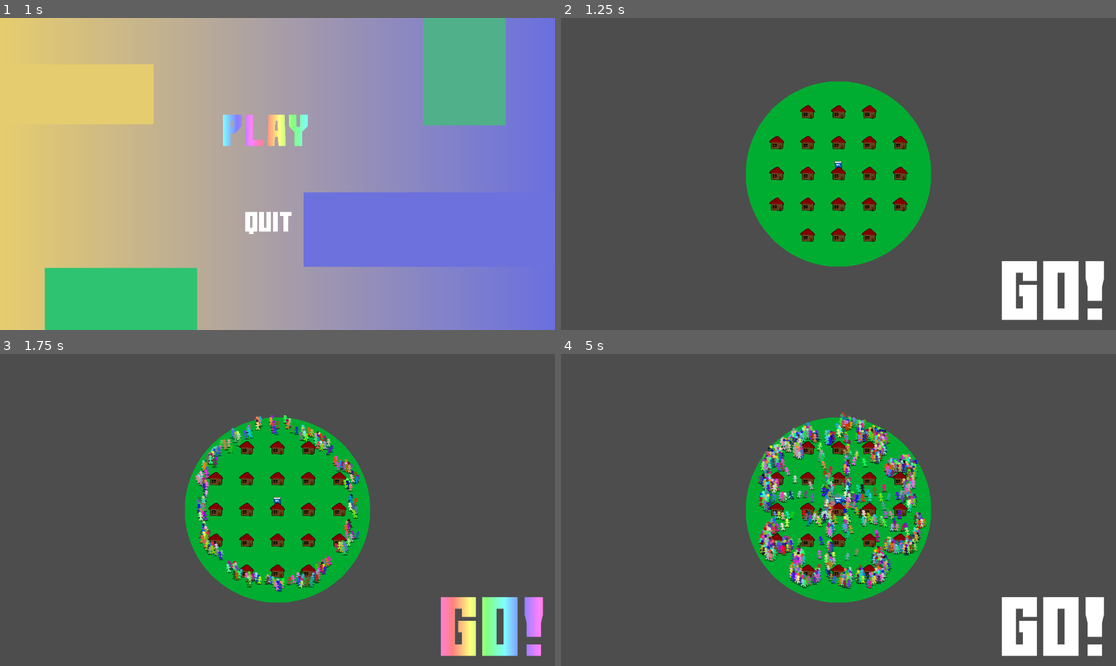
Above: before the commit, frames 1-4 (two rows, left to right).
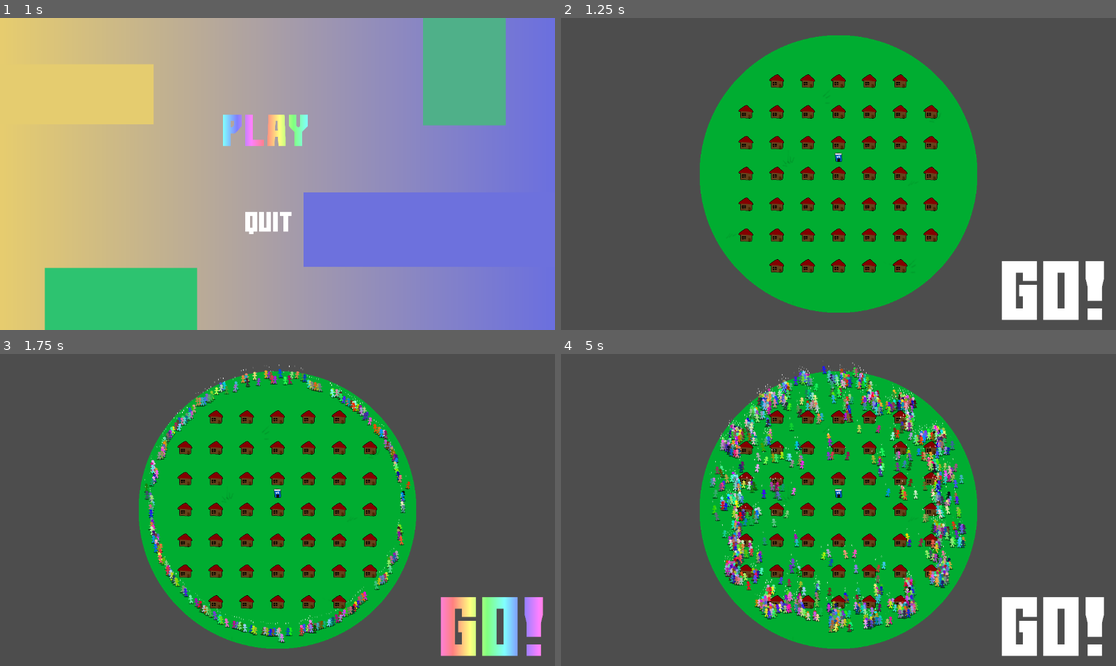
Above: after the commit, the same moments.

Repository: Viggzta/gmtk-jam-2024
Game: Godot game, scene res://main_menu.tscn
Same seed, same stepped clock (60 frames per second), same inputs: the game is played once before the commit and once after it.
Inputs (mouse positions are in pixels of both pictures, inside the frame that each line leads up to):
- Up to frame 1 (1 s): click (271, 130) at 0.5 s
- Up to frame 2 (1.25 s): no input
- Up to frame 3 (1.75 s): click (493, 625) at 1.25 s
- Up to frame 4 (5 s): click (1054, 625) at 2 s; click (1054, 625) at 2.75 s; tap Enter at 3.5 s; move the mouse to (838, 500) at 3.52 s; press the mouse at (838, 500) at 3.53 s; move the mouse to (777, 478) at 4.27 s; release the mouse at (777, 478) at 4.28 s; tap B at 4.35 s; click (777, 478) at 4.42 s

Frame 1 is identical in both runs. In frame 2, 20% of the frame differs, in the area x 25-75%, y 5-95%; in frame 3, 22%; in frame 4, 27%, in the area x 25-75%, y 2-95%.

Commit message:
more durede stuff

Diff:
--- a/src/scenes/levels/the_level.tscn
+++ b/src/scenes/levels/the_level.tscn
@@ -7,13 +7,14 @@
 [ext_resource type="Material" uid="uid://2nan6h7ds1xj" path="res://scripts/level_base/background_material.tres" id="5_dbp6e"]
 
 [sub_resource type="NavigationPolygon" id="NavigationPolygon_rxodp"]
-vertices = PackedVector2Array(67.6484, 75.6484, 32607.1, 18052.5, -27066.6, 18220.2, -71.6484, 75.6484, -30173, -20072.8, -71.6484, -76.6484, 33367.5, -22200.9, 67.6484, -76.6484)
+vertices = PackedVector2Array(47, -16, 32628.4, 18074.1, -27086.6, 18241.9, -49, -16, -30196.4, -20093.7, -49, -125, 33389.6, -22223.3, 47, -125)
 polygons = Array[PackedInt32Array]([PackedInt32Array(0, 1, 2, 3), PackedInt32Array(3, 2, 4, 5), PackedInt32Array(5, 4, 6, 7), PackedInt32Array(7, 6, 1, 0)])
 outlines = Array[PackedVector2Array]([PackedVector2Array(-30218, -20113, -27105, 18262, 32648, 18094, 33410, -22244)])
 agent_radius = 20.0
 
 [node name="TheLevel" type="Node2D"]
 script = ExtResource("1_vl667")
+buildable_radius = 4.0
 
 [node name="BackgroundControl" type="Control" parent="."]
 z_index = -4096
@@ -46,7 +47,7 @@
 [node name="BuildingRoot" type="Node2D" parent="Navmesh"]
 
 [node name="shithouse" parent="Navmesh/BuildingRoot" instance=ExtResource("3_q6e3f")]
-position = Vector2(1, -70)
+position = Vector2(3, -137)
 
 [node name="DudeRoot" type="Node2D" parent="."]
 
--- a/src/scenes/npc/dude.gd
+++ b/src/scenes/npc/dude.gd
@@ -69,16 +69,23 @@
 
 	# print(navigation_agent.is_navigation_finished(), "   current: ", current_agent_position, " next: ", next_path_position)
 	var movement: Vector2 = position - lastpos
-	lastpos = position
 
-	if movement.length() < 0.02 and not navigation_agent.is_navigation_finished():
-		# linear_velocity += Vector2(randf(), randf()) * 150.0
+	var target_velocity: Vector2 = current_agent_position.direction_to(next_path_position) * movement_speed;
+
+	if movement.length() < 0.05 and not navigation_agent.is_navigation_finished():
+		var bodies: Array[Node2D] = $Area2D.get_overlapping_bodies()
+		for b in bodies:
+			if b is RigidBody2D:
+				var dir: Vector2 = position.direction_to(b.position)
+				#b.apply_impulse(dir * 10)
+		# position += target_velocity*0.1 #.move_toward(position+target_velocity, _delta*60)# target_velocity*0.1#apply_impulse(target_velocity * 150.0)
+		#linear_velocity = target_velocity * 3.0
 		set_movement_target(movement_target_position)
 
-	var target_velocity: Vector2 = current_agent_position.direction_to(next_path_position) * movement_speed;
-	linear_velocity = target_velocity#lerp(linear_velocity, target_velocity, _delta*2)
+	linear_velocity = linear_velocity.move_toward(target_velocity, _delta*400)#lerp(linear_velocity, target_velocity, _delta*5)
 	current_movement_speed = movement.length()
 	# move_and_collide(velocity)
+	lastpos = position
 
 func _process(delta: float) -> void:
 	image_root.scale.y = 1+sin(id+Time.get_ticks_msec()/1000.0*10.0)*0.1
@@ -105,6 +112,7 @@
 	self.queue_free()
 
 func get_need_location() -> Building:
+	$RichTextLabel.text = str(needs[0])
 	var nodes: Array
 	var closestNode: Building
 	for child in building_root.get_children():
@@ -115,3 +123,12 @@
 				if child.global_position.distance_to(global_position) < closestNode.global_position.distance_to(global_position):
 					closestNode = child
 	return closestNode
+
+func get_random_need_location() -> Building:
+	var nodes: Array
+	var closestNode: Building
+	for child in building_root.get_children():
+		if child is Building:
+			if child.need_type == needs[0]:
+				nodes.append(child)
+	return nodes.pick_random()
--- a/src/scenes/npc/dude.tscn
+++ b/src/scenes/npc/dude.tscn
@@ -10,6 +10,7 @@
 radius = 38.4
 
 [node name="Dude" type="RigidBody2D"]
+mass = 26.515
 script = ExtResource("1_t7m2o")
 
 [node name="ImageRoot" type="Node2D" parent="."]
@@ -24,6 +25,7 @@
 [node name="NavigationAgent2D" type="NavigationAgent2D" parent="."]
 path_max_distance = 1845.0
 radius = 56.3
+debug_path_custom_color = Color(1, 0.372549, 1, 0.411765)
 
 [node name="Area2D" type="Area2D" parent="."]
 collision_layer = 2
@@ -40,3 +42,9 @@
 position = Vector2(-2.98023e-07, 1.25)
 scale = Vector2(0.34375, 0.132813)
 texture = ExtResource("3_3k5n3")
+
+[node name="RichTextLabel" type="RichTextLabel" parent="."]
+offset_left = -20.0
+offset_top = -114.0
+offset_right = 20.0
+offset_bottom = -74.0
--- a/src/scripts/level_base/background.gdshader
+++ b/src/scripts/level_base/background.gdshader
@@ -9,7 +9,7 @@
 void fragment() {
     vec2 viewport_size = 1.0 / SCREEN_PIXEL_SIZE;
     float aspect_ratio = viewport_size.x / viewport_size.y;
-	vec2 backgroundUV = VERTEX;
+	vec2 backgroundUV = VERTEX/1000.0;
 	vec4 bg = texture(inTexture, backgroundUV);
 
     vec2 position = (UV  - 0.5) * aspect_ratio;
